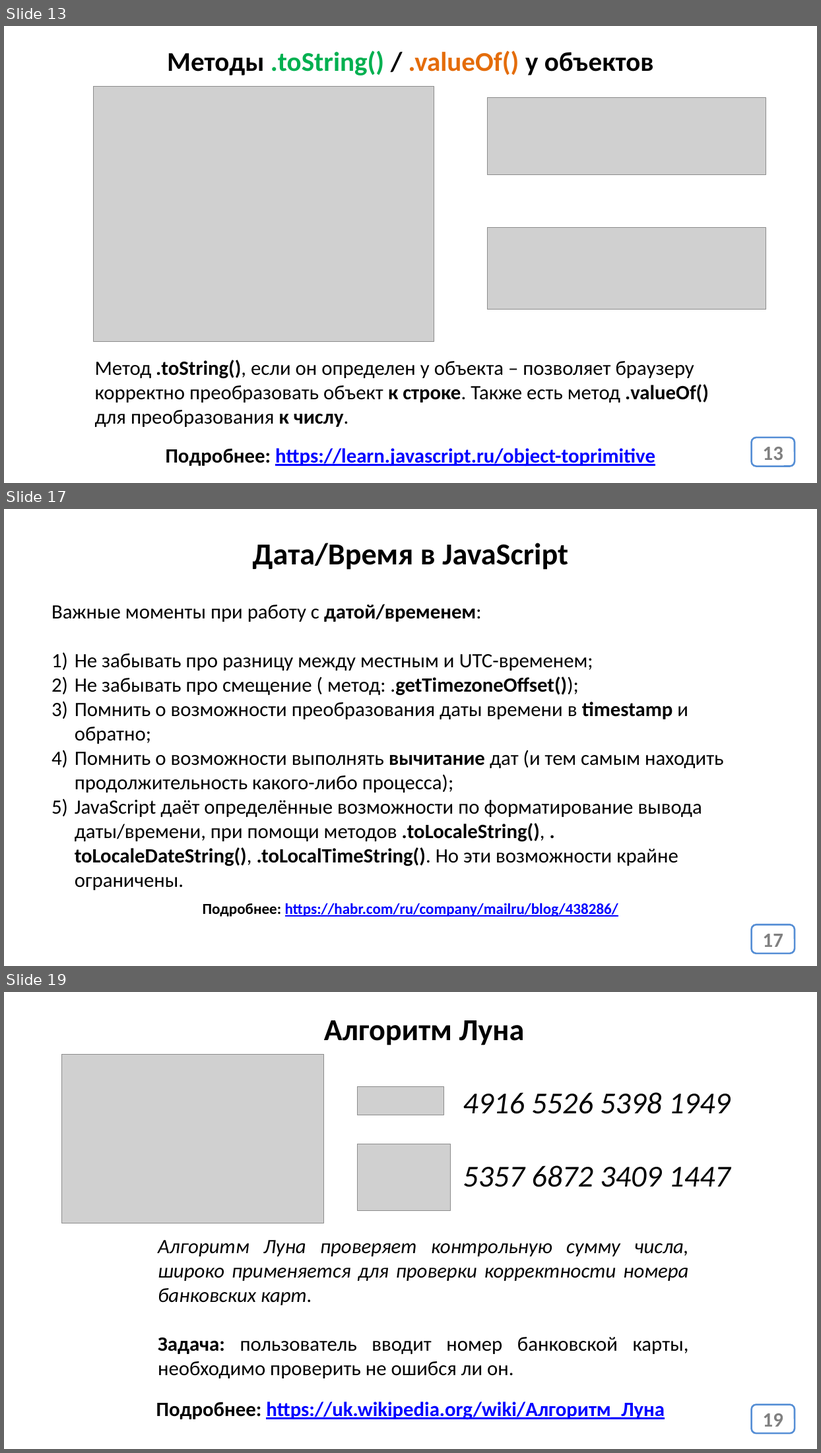
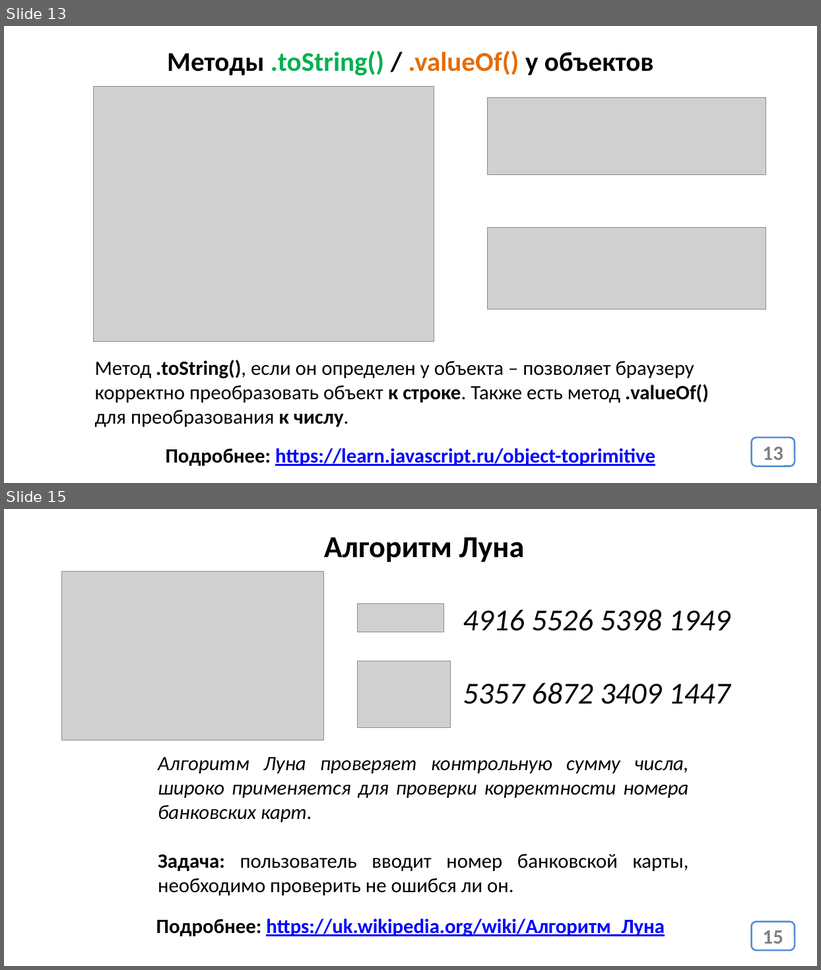
Before and after one commit to javascript-course-18-ortdnipro/lesson05, a slide deck: lesson05.pptx. Shown one above the other, each under a label of ours: slides 13, 17 and 19 before the commit, slides 13 and 15 after it; the slides between them are not shown. The pictures are 821x1453 and 821x970 pixels, drawn with LibreOffice and Linux fonts; fonts in the diff are those of the drawing; grey boxes stand for pictures. Boxes give left, top, right and bottom in pixels: in the first picture for what was removed or moved away, otherwise in the second. Text is boxed around its words. In the diff, an @@ line names an element or a change of style, - is before the commit and + after.

```diff
--- a/lesson05.pptx
+++ b/lesson05.pptx
@@ slide 17 removed at <box>4,509,817,966</box>, background #FFFFFF @@
@@ title removed at <box>253,543,568,570</box> @@
-Дата/Время в JavaScript
@@ text removed at <box>52,604,724,867</box> @@
-Важные моменты при работу с датой/временем:
-1) Не забывать про разницу между местным и UTC-временем;
-2) Не забывать про смещение ( метод: .getTimezoneOffset());
-3) Помнить о возможности преобразования даты времени в timestamp и обратно;
-4) Помнить о возможности выполнять вычитание дат (и тем самым находить продолжительность какого-либо процесса);
-5) JavaScript даёт определённые возможности по форматирование вывода даты/времени, при помощи методов .toLocaleString(), . toLocaleDateString(), .toLocalTimeString(). Но эти возможности крайне ограничены.
@@ text removed at <box>203,903,618,917</box> @@
-Подробнее: https://habr.com/ru/company/mailru/blog/438286/
@@ page number removed at <box>752,925,795,954</box> @@
-17
@@ what was slide 19 is now slide 15 @@
@@ page number at <box>763,931,783,944</box>: text changed @@
-19
+15
```
Also in this commit, not shown: 1 slide changed, 3 other slides removed, 1 other file.
